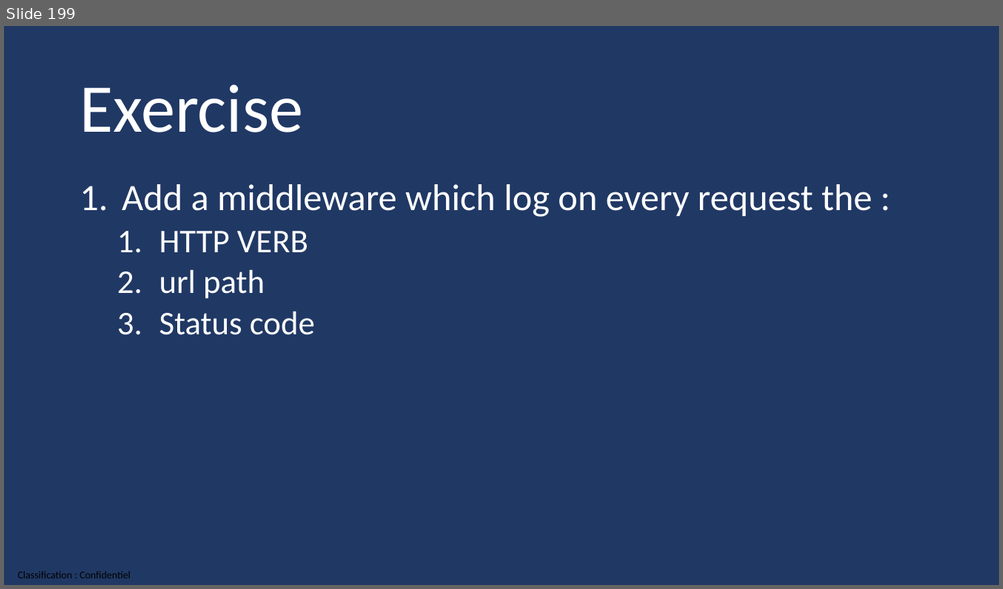
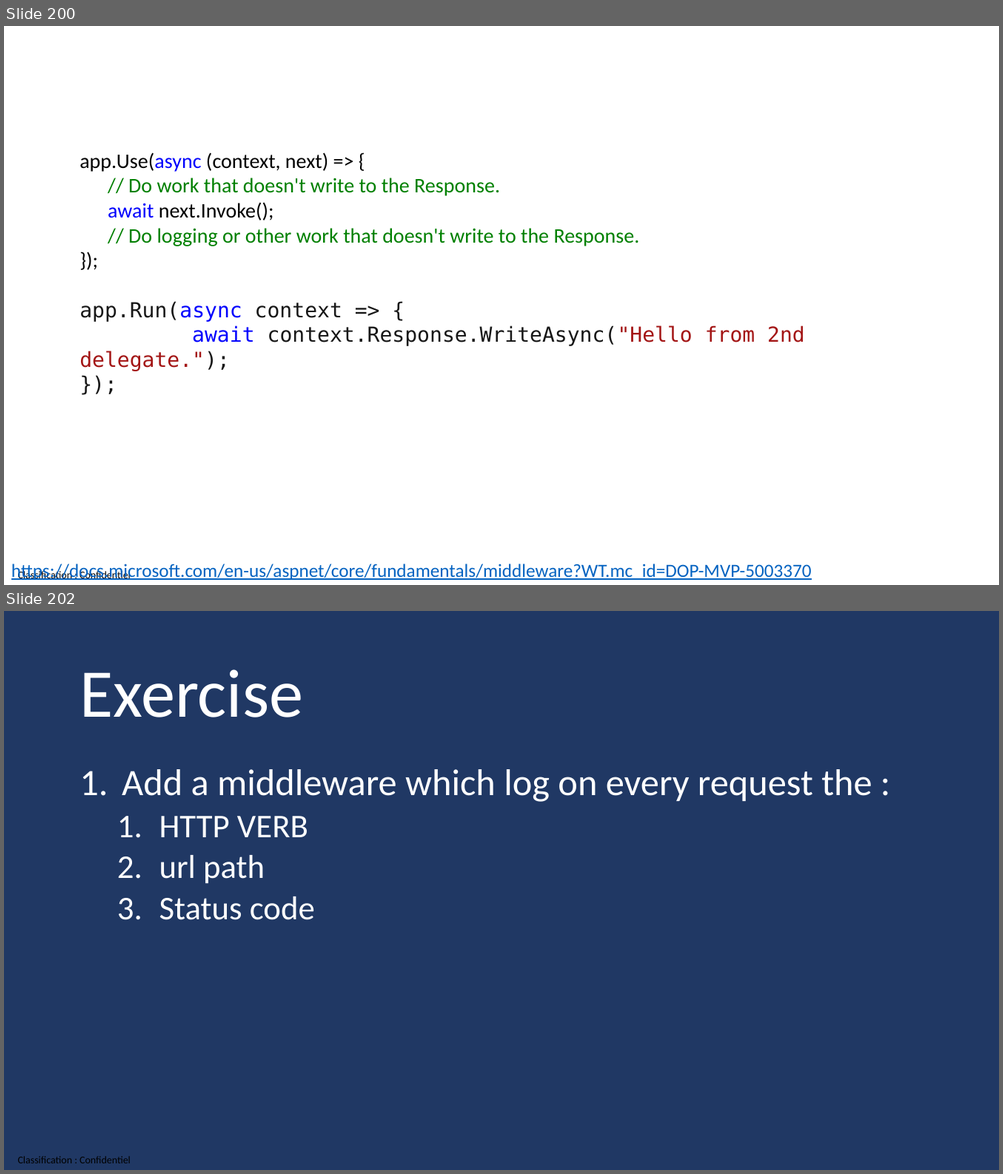
Before and after one commit to guillaume-chervet/course.dotnet, a slide deck: documentations/dotnet6.pptx. Shown one above the other, each under a label of ours: slide 199 before the commit, slides 200 and 202 after it; the slides between them are not shown. The pictures are 1003x589 and 1003x1174 pixels, drawn with LibreOffice and Linux fonts; fonts in the diff are those of the drawing. Boxes give left, top, right and bottom in pixels: in the first picture for what was removed or moved away, otherwise in the second. Text is boxed around its words. In the diff, an @@ line names an element or a change of style, - is before the commit and + after.

```diff
--- a/documentations/dotnet6.pptx
+++ b/documentations/dotnet6.pptx
@@ slide 200 added at bbox=[4, 26, 999, 585], background #FFFFFF; not listed: 1 template element that a slide beside it also shows @@
@@ text added at bbox=[79, 153, 805, 372], 20 pt, text #008000 @@
+app.Use(async (context, next) => {
+// Do work that doesn't write to the Response.
+await next.Invoke();
+// Do logging or other work that doesn't write to the Response.
+});
+app.Run(async context => {
+await context.Response.WriteAsync("Hello from 2nd delegate.");
+});
@@ text added at bbox=[11, 564, 811, 580], 18 pt, text #0563C1, underline @@
+https://docs.microsoft.com/en-us/aspnet/core/fundamentals/middleware?WT.mc_id=DOP-MVP-5003370
@@ what was slide 199 is now slide 202 @@
```
Also in this commit, not shown: 3 slides changed, 2 other slides added.
